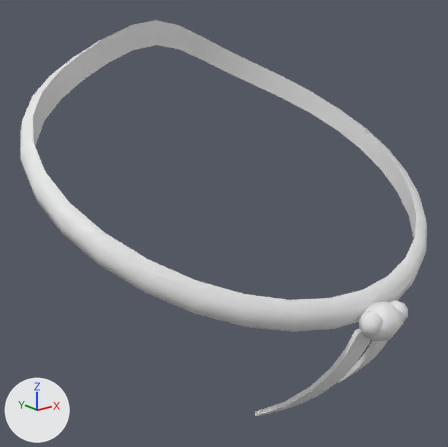
Before and after pictures for a commit that changed the OBJ model tools/make_wear4/art/variants/scarf_silk_pip.obj.
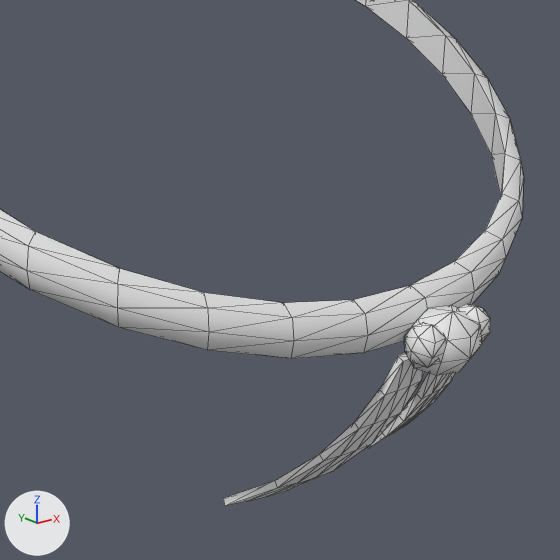
There are two pictures of each version: one whole from a 50 mm lens placed at (-1.186, -0.932, 0.664), pointed at (-0.083, 0.447, 0.113), one close up on the part from 28% to 100% of the width and 28% to 100% of the height. Lighting does not change. The marker at lower left points along +X, +Y and +Z. The last two pictures show the newer version. The close-ups show mesh edges as thin lines. Where no turn or scale is listed for an object, it has been applied to the vertices. Vertices at exactly the same position are counted once.

The first close-up shows 'ear+1', 'ear-1', 'knot', 'tail_a', 'tail_b', 'wrap'.
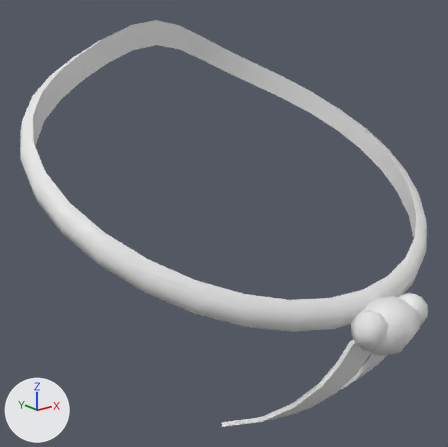
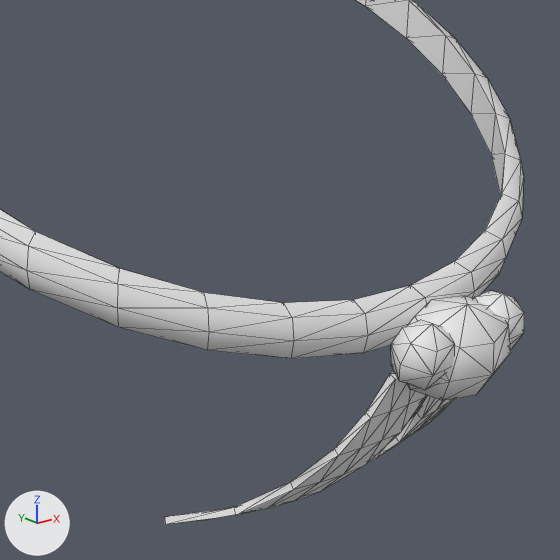
Location of each change, (x1, y1, x2, y2) in pixels of the close-ups (560 x 560 px):
'tail_a', reshaped (29% wider): before (223, 353, 425, 506); after (165, 372, 426, 525)
'knot', reshaped: before (404, 305, 482, 376); after (407, 296, 511, 401)
'ear-1', reshaped (51% wider, 51% taller): before (404, 322, 446, 368); after (391, 320, 455, 390)
'tail_b', reshaped: before (368, 373, 455, 448); after (373, 396, 454, 459)
'ear+1', reshaped (55% wider, 51% taller): before (458, 304, 490, 342); after (474, 291, 524, 349)

Patch to the scene script:
```diff
--- a/tools/make_wear4/art/variants/scarf_silk_pip.obj.py
+++ b/tools/make_wear4/art/variants/scarf_silk_pip.obj.py
@@ me_ear_1 @@
 # used by ob_ear_1; location = (0.0, 0.0, 0.0)
-me_ear_1.from_pydata(...)  # 20 vertices, 36 faces; spans x 0.02..0.08, y -0.1091..-0.0585, z -0.0529..0.0133
+me_ear_1.from_pydata(...)  # 20 vertices, 36 faces; spans x 0.034..0.126, y -0.1398..-0.0656, z -0.0687..0.0326
+# me_ear_1 part 1: the whole mesh is rebuilt
@@ me_ear_1_1 @@
 # used by ob_ear_1_1; location = (0.0, 0.0, 0.0)
-me_ear_1_1.from_pydata(...)  # 20 vertices, 36 faces; spans x -0.08..-0.02, y -0.1091..-0.0585, z -0.0529..0.0133
+me_ear_1_1.from_pydata(...)  # 20 vertices, 36 faces; spans x -0.126..-0.034, y -0.1398..-0.0656, z -0.0687..0.0326
+# me_ear_1_1 part 2: the whole mesh is rebuilt
@@ me_knot @@
 # used by ob_knot; location = (0.0, 0.0, 0.0)
-me_knot.from_pydata(...)  # 26 vertices, 48 faces; spans x -0.066..0.066, y -0.1239..-0.0305, z -0.0793..0.0181
+me_knot.from_pydata(...)  # 26 vertices, 48 faces; spans x -0.098..0.098, y -0.1629..-0.0266, z -0.1067..0.0374
+# me_knot part 3: 26 of 26 vertices moved; they spanned x -0.066..0.066, y -0.1239..-0.0305, z -0.0793..0.0181 and now span x -0.098..0.098, y -0.1629..-0.0266, z -0.1067..0.0374; mean shift (0.0, -0.0175, -0.0041)
@@ me_tail_a @@
 # used by ob_tail_a; location = (0.0, 0.0, 0.0)
-me_tail_a.from_pydata(...)  # 48 vertices, 92 faces; spans x -0.211..0.0, y -0.064..0.156, z -0.337..-0.046
+me_tail_a.from_pydata(...)  # 48 vertices, 92 faces; spans x -0.259..0.003, y -0.077..0.242, z -0.398..-0.061
+# me_tail_a part 4: 48 of 48 vertices moved; they spanned x -0.211..0.0, y -0.064..0.156, z -0.337..-0.046 and now span x -0.259..0.003, y -0.077..0.242, z -0.398..-0.061; mean shift (-0.018, 0.016, -0.037)
@@ me_tail_b @@
 # used by ob_tail_b; location = (0.0, 0.0, 0.0)
-me_tail_b.from_pydata(...)  # 48 vertices, 92 faces; spans x 0.02..0.143, y -0.068..0.108, z -0.302..-0.047
+me_tail_b.from_pydata(...)  # 48 vertices, 92 faces; spans x 0.019..0.194, y -0.08..0.167, z -0.361..-0.062
+# me_tail_b part 5: the whole mesh is rebuilt
```
